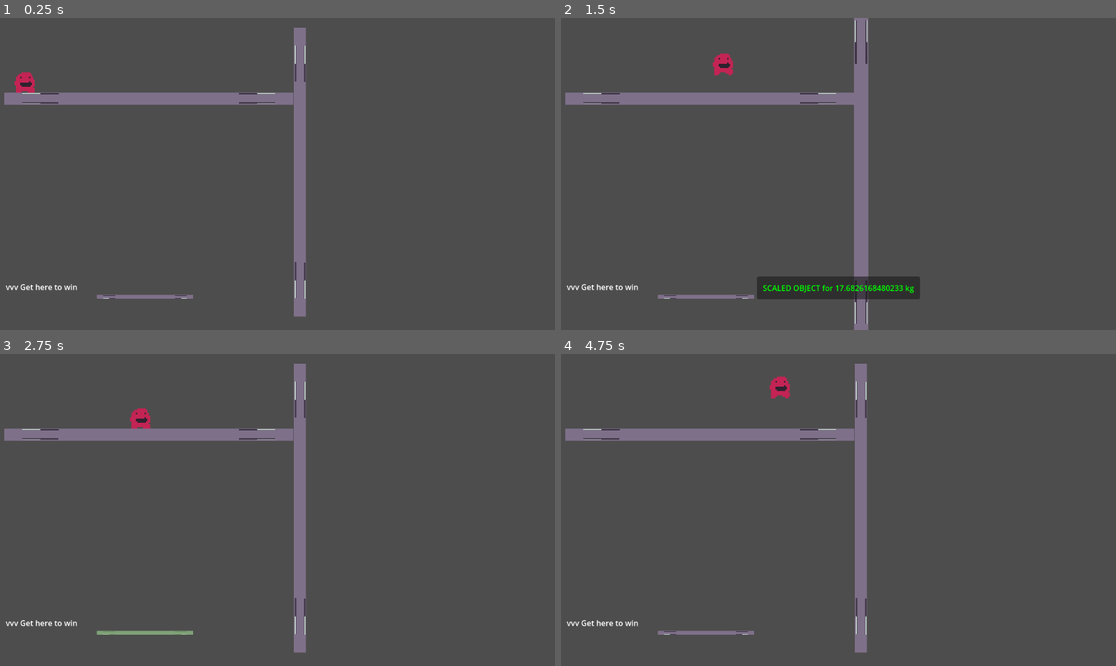
Above: before the commit, frames 1-4 (two rows, left to right).
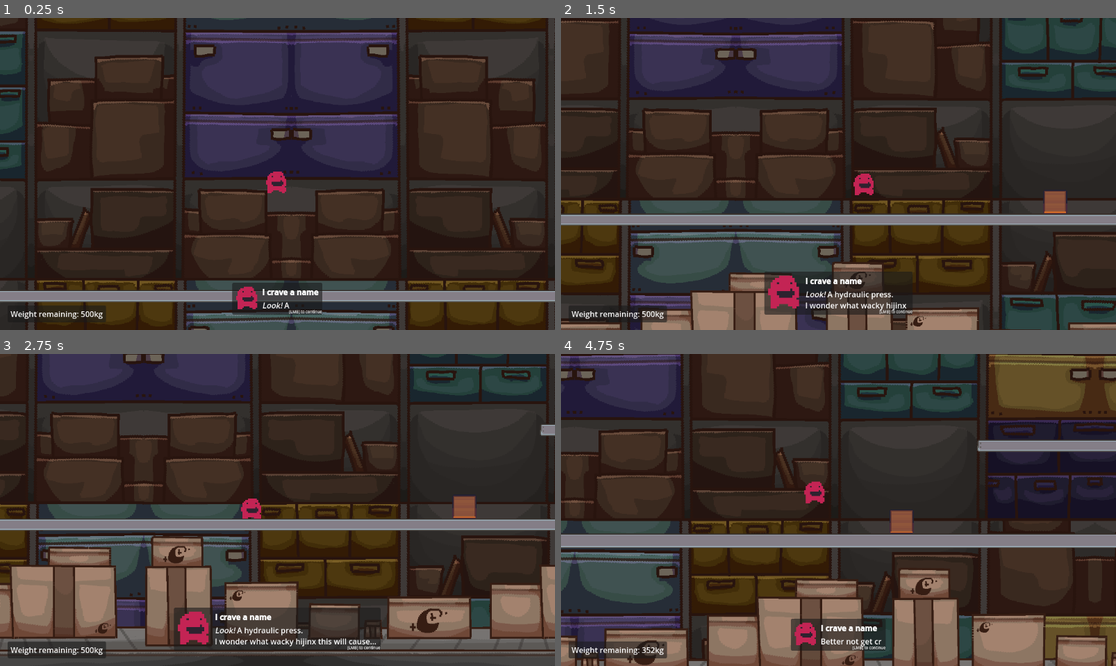
Above: after the commit, the same moments.

Repository: AuroraEchoes/GMTKBuiltToScale
Game: Godot game, scene res://scenes/levels/TestLevel.tscn
The game is run twice, just before and just after one commit, with the same random seed, the same clock (stepped at 60 frames per second) and the same inputs. Before the commit the project starts from res://scenes/LevelTest.tscn.
Inputs (mouse positions are in pixels of both pictures, inside the frame that each line leads up to):
- Up to frame 1 (0.25 s): no input
- Up to frame 2 (1.5 s): move the mouse to (710, 99) at 0.52 s; hold D (move_right) from 0.53 s (still down); tap Q (decrease_scale) at 0.6 s; tap Space (jump) at 0.77 s; tap E (increase_scale) at 0.8, 1.35 s; move the mouse to (860, 170) at 1.27 s
- Up to frame 3 (2.75 s): tap Space (jump) at 1.52 s; tap Q (decrease_scale) at 1.55, 2.1 s; move the mouse to (144, 631) at 2.02 s; release D (move_right) at 2.03 s; hold A (move_left) from 2.03 s (still down); tap E (increase_scale) at 2.3 s
- Up to frame 4 (4.75 s): move the mouse to (810, 572) at 2.77 s; release A (move_left) at 2.78 s; hold D (move_right) 2.78-4.28 s; tap E (increase_scale) at 2.85, 3.8 s; tap Space (jump) at 3.02, 3.77, 4.52 s; tap Q (decrease_scale) at 3.05, 4.55 s; move the mouse to (1005, 556) at 3.52 s; click (1005, 556) at 3.6 s; move the mouse to (672, 463) at 4.27 s; hold A (move_left) from 4.28 s (still down); right-click (672, 463) at 4.35 s

The runs differ from the first frame. In frame 1, 91% of the frame differs, in the area x 0-100%, y 0-100%; in frame 2, 89%; in frame 3, 88%; in frame 4, 92%.

Commit message:
MAJOR commit. Physics, 9patches, art

Diff:
--- /dev/null
+++ b/assets/materials/DarkenShader.tres
@@ -0,0 +1,7 @@
+[gd_resource type="ShaderMaterial" load_steps=2 format=3 uid="uid://dx2mbjfqjjaq8"]
+
+[ext_resource type="Shader" path="res://scripts/shaders/DarkenBackground.gdshader" id="1_vbvvc"]
+
+[resource]
+shader = ExtResource("1_vbvvc")
+shader_parameter/amount = 0.3
--- a/assets/materials/NinePatchShader.tres
+++ b/assets/materials/NinePatchShader.tres
@@ -1,11 +1,15 @@
 [gd_resource type="ShaderMaterial" load_steps=2 format=3 uid="uid://1sx4viwktvaw"]
 
-[ext_resource type="Shader" path="res://scripts/shaders/NinePatchShader.gdshader" id="1_82pfw"]
+[ext_resource type="Shader" path="res://scripts/shaders/NinePatchShader.gdshader" id="1_g3th6"]
 
 [resource]
-shader = ExtResource("1_82pfw")
-shader_parameter/scale = null
-shader_parameter/right = 3
-shader_parameter/top = 3
-shader_parameter/left = 3
-shader_parameter/bottom = 3
+shader = ExtResource("1_g3th6")
+shader_parameter/mesh_size = Vector2(600, 25)
+shader_parameter/right = 5
+shader_parameter/top = 5
+shader_parameter/left = 5
+shader_parameter/bottom = 5
+shader_parameter/color = Color(0.405067, 0.618, 0.335606, 1)
+shader_parameter/enabled = false
+shader_parameter/pulse_speed = 1.0
+shader_parameter/overlay_max_alpha = 0.5
--- a/project.godot
+++ b/project.godot
@@ -11,7 +11,7 @@
 [application]
 
 config/name="GMTKBuiltToScale"
-run/main_scene="res://scenes/LevelTest.tscn"
+run/main_scene="res://scenes/levels/TestLevel.tscn"
 config/features=PackedStringArray("4.3", "GL Compatibility")
 
 [autoload]
@@ -61,3 +61,10 @@
 
 renderer/rendering_method="gl_compatibility"
 renderer/rendering_method.mobile="gl_compatibility"
+
+[shader_globals]
+
+target_res={
+"type": "vec2",
+"value": Vector2(128, 72)
+}
--- a/scenes/DialogueManager.tscn
+++ b/scenes/DialogueManager.tscn
@@ -1,32 +1,7 @@
-[gd_scene load_steps=7 format=3 uid="uid://r7nab2u6fjec"]
+[gd_scene load_steps=3 format=3 uid="uid://r7nab2u6fjec"]
 
 [ext_resource type="Script" path="res://scripts/DialogueManager.gd" id="1_hfhqr"]
 [ext_resource type="Texture2D" uid="uid://xyonc24gk8q0" path="res://assets/textures/high_quality_protagonist.png" id="1_pmln3"]
-[ext_resource type="Script" path="res://assets/resources/DialogueEntry.gd" id="2_3x1g8"]
-
-[sub_resource type="Resource" id="Resource_2kdb5"]
-script = ExtResource("2_3x1g8")
-portrait = 0
-dialogue = "[p][b]WELCOME TO THE JUNGLE[/b][/p][p]I really need some lorem ipsum but frankly...[/p][p]...this is funnier![/p]"
-name = "[u][s]???[/s][/u]"
-start_trigger = 1
-display_time = 2.0
-
-[sub_resource type="Resource" id="Resource_j4nkc"]
-script = ExtResource("2_3x1g8")
-portrait = 0
-dialogue = "I display s l o o o w l y"
-name = "[b]Knock Off Kirby[/b]"
-start_trigger = 1
-display_time = 5.0
-
-[sub_resource type="Resource" id="Resource_n1md1"]
-script = ExtResource("2_3x1g8")
-portrait = 0
-dialogue = "[p][b]butimrealquick[/b][/p][p]real, real quick~![/p]"
-name = "[b]High Quality Protagonist[/b]"
-start_trigger = 0
-display_time = 0.75
 
 [node name="DialogueManager" type="Control"]
 layout_mode = 3
@@ -36,7 +11,6 @@
 grow_horizontal = 2
 grow_vertical = 2
 script = ExtResource("1_hfhqr")
-queued_dialogue = Array[ExtResource("2_3x1g8")]([SubResource("Resource_2kdb5"), SubResource("Resource_j4nkc"), SubResource("Resource_n1md1")])
 
 [node name="MarginContainer" type="MarginContainer" parent="."]
 layout_mode = 1
--- a/scenes/LevelTest.tscn
+++ b/scenes/LevelTest.tscn
@@ -114,6 +114,7 @@
 autowrap_mode = 0
 
 [node name="DialogueManager" parent="TempUI" instance=ExtResource("7_kktbp")]
+visible = false
 
 [node name="Label" type="Label" parent="."]
 offset_left = 12.0
--- /dev/null
+++ b/scenes/levels/TestLevel.tscn
@@ -0,0 +1,198 @@
+[gd_scene load_steps=23 format=3 uid="uid://bmhisg2bjj8ig"]
+
+[ext_resource type="Material" uid="uid://dx2mbjfqjjaq8" path="res://assets/materials/DarkenShader.tres" id="1_rsj38"]
+[ext_resource type="PackedScene" uid="uid://r7nab2u6fjec" path="res://scenes/DialogueManager.tscn" id="1_wfw6v"]
+[ext_resource type="Script" path="res://assets/resources/DialogueEntry.gd" id="2_v74ds"]
+[ext_resource type="Script" path="res://scripts/ParallaxConveyor.gd" id="3_egp4b"]
+[ext_resource type="PackedScene" uid="uid://fh2pbrh1ah0h" path="res://scenes/Robot.tscn" id="3_mgg4q"]
+[ext_resource type="Script" path="res://scripts/temp_WeightRemaining.gd" id="3_yr18w"]
+[ext_resource type="Texture2D" uid="uid://t3u7bvla4sc3" path="res://assets/textures/background/bottomrail.png" id="4_2i4j2"]
+[ext_resource type="Texture2D" uid="uid://7e8hc5jxpjp2" path="res://assets/textures/background/topconveyer.png" id="4_nss5k"]
+[ext_resource type="Texture2D" uid="uid://msmtpaftvnal" path="res://assets/textures/background/allboxes.png" id="4_xmxni"]
+[ext_resource type="Material" uid="uid://1sx4viwktvaw" path="res://assets/materials/NinePatchShader.tres" id="5_60ogm"]
+[ext_resource type="Texture2D" uid="uid://4axlilsb4uwv" path="res://assets/textures/steel.png" id="6_6iu3f"]
+[ext_resource type="Script" path="res://scripts/ScalableObject.gd" id="7_4st1v"]
+[ext_resource type="Texture2D" uid="uid://dn5gh0rsd2of" path="res://assets/textures/wood.png" id="8_lv2ol"]
+[ext_resource type="Texture2D" uid="uid://c2kk7vgq3cx75" path="res://assets/textures/background/background.png" id="9_ch5a4"]
+
+[sub_resource type="Resource" id="Resource_h41tj"]
+script = ExtResource("2_v74ds")
+portrait = 0
+dialogue = "[p][i]Look![/i] A hydraulic press.[/p][p]I wonder what wacky hijinx this will cause...[/p]"
+name = "[b]I crave a name[/b]"
+start_trigger = 0
+display_time = 2.0
+
+[sub_resource type="Resource" id="Resource_iddh4"]
+script = ExtResource("2_v74ds")
+portrait = 0
+dialogue = "Better not get crushed, though!"
+name = "[b]I crave a name[/b]"
+start_trigger = 1
+display_time = 2.0
+
+[sub_resource type="QuadMesh" id="QuadMesh_dlydg"]
+size = Vector2(5000, 25)
+
+[sub_resource type="RectangleShape2D" id="RectangleShape2D_kcer8"]
+size = Vector2(600, 25)
+
+[sub_resource type="QuadMesh" id="QuadMesh_60nlx"]
+size = Vector2(600, 25)
+
+[sub_resource type="RectangleShape2D" id="RectangleShape2D_7u6sf"]
+size = Vector2(600, 25)
+
+[sub_resource type="QuadMesh" id="QuadMesh_hr3ao"]
+size = Vector2(50, 50)
+
+[sub_resource type="RectangleShape2D" id="RectangleShape2D_o0rid"]
+size = Vector2(50, 50)
+
+[node name="TestLevel" type="Node2D"]
+
+[node name="ParallaxBackground" type="ParallaxBackground" parent="."]
+scale = Vector2(0.5, 0.5)
+transform = Transform2D(0.5, 0, 0, 0.5, 0, 0)
+follow_viewport_enabled = true
+
+[node name="Boxes" type="ParallaxLayer" parent="ParallaxBackground"]
+texture_filter = 1
+motion_scale = Vector2(0.1, 0.1)
+motion_offset = Vector2(0, -1000)
+motion_mirroring = Vector2(4320, 0)
+
+[node name="Sprite2D" type="Sprite2D" parent="ParallaxBackground/Boxes"]
+material = ExtResource("1_rsj38")
+texture = ExtResource("9_ch5a4")
+centered = false
+region_enabled = true
+region_rect = Rect2(0, 0, 4320, 2860)
+
+[node name="Conveyor" type="ParallaxLayer" parent="ParallaxBackground"]
+position = Vector2(0, -200)
+motion_scale = Vector2(2, 2)
+motion_mirroring = Vector2(2160, 0)
+
+[node name="Conveyor" type="Sprite2D" parent="ParallaxBackground/Conveyor"]
+material = ExtResource("1_rsj38")
+texture = ExtResource("4_nss5k")
+centered = false
+
+[node name="Rail" type="Sprite2D" parent="ParallaxBackground/Conveyor"]
+z_index = 2
+material = ExtResource("1_rsj38")
+position = Vector2(0, -290)
+texture = ExtResource("4_2i4j2")
+centered = false
+
+[node name="ConveyorBoxes" type="ParallaxLayer" parent="ParallaxBackground"]
+position = Vector2(0, -200)
+motion_scale = Vector2(2, 2)
+motion_offset = Vector2(0, 585)
+motion_mirroring = Vector2(2200, 0)
+script = ExtResource("3_egp4b")
+scroll_speed = 200.0
+
+[node name="Sprite2D" type="Sprite2D" parent="ParallaxBackground/ConveyorBoxes"]
+material = ExtResource("1_rsj38")
+texture = ExtResource("4_xmxni")
+centered = false
+region_enabled = true
+region_rect = Rect2(14.801, 635, 2160, 465)
+
+[node name="CanvasLayer" type="CanvasLayer" parent="."]
+
+[node name="DialogueManager" parent="CanvasLayer" instance=ExtResource("1_wfw6v")]
+visible = false
+queued_dialogue = Array[ExtResource("2_v74ds")]([SubResource("Resource_h41tj"), SubResource("Resource_iddh4")])
+
+[node name="MarginContainer" type="MarginContainer" parent="CanvasLayer"]
+anchors_preset = 15
+anchor_right = 1.0
+anchor_bottom = 1.0
+grow_horizontal = 2
+grow_vertical = 2
+theme_override_constants/margin_left = 16
+theme_override_constants/margin_top = 16
+theme_override_constants/margin_right = 16
+theme_override_constants/margin_bottom = 16
+
+[node name="PanelContainer" type="PanelContainer" parent="CanvasLayer/MarginContainer"]
+layout_mode = 2
+size_flags_horizontal = 0
+size_flags_vertical = 8
+
+[node name="MarginContainer" type="MarginContainer" parent="CanvasLayer/MarginContainer/PanelContainer"]
+layout_mode = 2
+theme_override_constants/margin_left = 6
+theme_override_constants/margin_top = 6
+theme_override_constants/margin_right = 6
+theme_override_constants/margin_bottom = 6
+
+[node name="WeightRemaining" type="Label" parent="CanvasLayer/MarginContainer/PanelContainer/MarginContainer"]
+layout_mode = 2
+text = "Weight Remaining: xkg"
+script = ExtResource("3_yr18w")
+
+[node name="Robot" parent="." instance=ExtResource("3_mgg4q")]
+
+[node name="Camera2D" type="Camera2D" parent="Robot"]
+scale = Vector2(0.333333, 0.333333)
+position_smoothing_enabled = true
+
+[node name="Node2D" type="Node2D" parent="."]
+position = Vector2(371, 96)
+
+[node name="MeshInstance2D" type="MeshInstance2D" parent="Node2D"]
+texture_filter = 1
+material = ExtResource("5_60ogm")
+position = Vector2(309, 167.235)
+mesh = SubResource("QuadMesh_dlydg")
+texture = ExtResource("6_6iu3f")
+script = ExtResource("7_4st1v")
+
+[node name="StaticBody2D" type="RigidBody2D" parent="Node2D/MeshInstance2D"]
+input_pickable = true
+mass = 1000.0
+gravity_scale = 0.0
+freeze = true
+continuous_cd = 2
+
+[node name="CollisionShape2D" type="CollisionShape2D" parent="Node2D/MeshInstance2D/StaticBody2D"]
+shape = SubResource("RectangleShape2D_kcer8")
+
+[node name="MeshInstance2D" type="MeshInstance2D" parent="Node2D/MeshInstance2D"]
+texture_filter = 1
+material = ExtResource("5_60ogm")
+position = Vector2(457, -197.235)
+mesh = SubResource("QuadMesh_60nlx")
+texture = ExtResource("6_6iu3f")
+script = ExtResource("7_4st1v")
+
+[node name="StaticBody2D" type="RigidBody2D" parent="Node2D/MeshInstance2D/MeshInstance2D"]
+input_pickable = true
+mass = 1000.0
+gravity_scale = 0.0
+freeze = true
+continuous_cd = 2
+
+[node name="CollisionShape2D" type="CollisionShape2D" parent="Node2D/MeshInstance2D/MeshInstance2D/StaticBody2D"]
+shape = SubResource("RectangleShape2D_7u6sf")
+
+[node name="MeshInstance2D2" type="MeshInstance2D" parent="Node2D"]
+texture_filter = 1
+material = ExtResource("5_60ogm")
+position = Vector2(309, 124.185)
+mesh = SubResource("QuadMesh_hr3ao")
+texture = ExtResource("8_lv2ol")
+script = ExtResource("7_4st1v")
+
+[node name="StaticBody2D" type="RigidBody2D" parent="Node2D/MeshInstance2D2"]
+position = Vector2(0, 0.19)
+input_pickable = true
+gravity_scale = 0.6
+continuous_cd = 2
+
+[node name="CollisionShape2D" type="CollisionShape2D" parent="Node2D/MeshInstance2D2/StaticBody2D"]
+shape = SubResource("RectangleShape2D_o0rid")
--- a/scripts/Global.gd
+++ b/scripts/Global.gd
@@ -7,7 +7,8 @@
 var level_weight_remaining: float = 500.0
 
 enum MaterialType {
-	Metal
+	Metal,
+	Wood
 }
 
 # Since we calculate a material's quantity by the percentage of the screen
@@ -16,5 +17,7 @@
 	match material:
 		MaterialType.Metal:
 			return 2000.0
+		MaterialType.Wood:
+			return 800.0
 		_:
 			return 0.0
--- /dev/null
+++ b/scripts/ParallaxConveyor.gd
@@ -0,0 +1,6 @@
+extends ParallaxLayer
+
+@export var scroll_speed: float = 10.0
+
+func _process(delta: float) -> void:
+	self.motion_offset.x -= scroll_speed * delta
--- a/scripts/ScalableObject.gd
+++ b/scripts/ScalableObject.gd
@@ -1,31 +1,44 @@
 extends MeshInstance2D
 
-const SCALE_DELTA: Vector2 = Vector2(Global.SCALE_AMOUNT, Global.SCALE_AMOUNT)
-const MAX_SCALE: Vector2 = Vector2(Global.MAX_SCALE, Global.MAX_SCALE)
-const MIN_SCALE: Vector2 = Vector2(Global.MIN_SCALE, Global.MIN_SCALE)
-
-@onready var collision: StaticBody2D = $StaticBody2D
+@onready var collision: PhysicsBody2D = $StaticBody2D
+@onready var collider: CollisionShape2D = $StaticBody2D/CollisionShape2D
 
 @export var material_type: Global.MaterialType
 
 var selected: bool = false
+var tracked_scale: float = 1.0
+var base_size: Vector2
 
 func _ready() -> void:
+	set_notify_transform(true)
 	collision.mouse_entered.connect(_select)
 	collision.mouse_exited.connect(_deselect)
 	_set_shader_enabled(false)
 	# TODO: REMOVE THIS ITS A BAD HACK
 	material = material.duplicate()
+	# Set collision shape to fit mesh shape
+	var quad_mesh: QuadMesh = mesh
+	var size: Vector2 = quad_mesh.size
+	base_size = size
+	var collision_shape: RectangleShape2D = collider.shape
+	collision_shape.size = size
+	collider.global_position = global_position
+	var shader_material: ShaderMaterial = material
+	shader_material.set_shader_parameter("mesh_size", size * tracked_scale)
 
 func _process(_delta: float) -> void:
 	if Input.is_action_just_pressed("increase_scale") and selected:
-		_change_scale(SCALE_DELTA)
+		_change_scale(Global.SCALE_AMOUNT)
 	elif Input.is_action_just_pressed("decrease_scale") and selected:
-		_change_scale(-SCALE_DELTA)
+		_change_scale(-Global.SCALE_AMOUNT)
 
-func _change_scale(amount: Vector2):
+func _physics_process(delta: float) -> void:
+	position += collision.position
+	collider.position = Vector2.ZERO
+
+func _change_scale(amount: float):
 	# Make sure we're not scaling outside of our range
-	var clamped_scale: Vector2 = clamp(scale + amount, MIN_SCALE, MAX_SCALE)
+	var clamped_scale: float = clamp(tracked_scale + amount, Global.MIN_SCALE, Global.MAX_SCALE)
 	# Check we have enough weight to scale
 	var current_weight: float = _calculate_weight()
 	var new_weight: float = _calculate_weight(clamped_scale)
@@ -34,15 +47,17 @@
 	# Otherwise, we take the weight away
 	# If clamped_scale is closer to 1 than self.scale is, we know we're going
 	# to regain that weight
-	var curr_dist_from_base_scl: float = abs((self.scale - Vector2(1, 1)).length())
-	var new_dist_from_base_scl: float = abs((clamped_scale - Vector2(1, 1)).length())
+	var curr_dist_from_base_scl: float = abs(tracked_scale - 1)
+	var new_dist_from_base_scl: float = abs(clamped_scale - 1)
 	# For constency, we always want delta to be close to base - further from base
 	# Note the abs() here —  growing and shrinking BOTH cost the weight budget
+	print(curr_dist_from_base_scl, " ", new_dist_from_base_scl)
 	var delta_weight: float
 	if new_dist_from_base_scl < curr_dist_from_base_scl:
 		delta_weight = abs(current_weight - new_weight)
 	else:
 		delta_weight = abs(new_weight - current_weight)
+	print(delta_weight)
 	# We're returning to the base scale, and thus we're gaining weight
 	if new_dist_from_base_scl < curr_dist_from_base_scl:
 		Global.level_weight_remaining += delta_weight
@@ -52,21 +67,28 @@
 	# We can't scale, and early return so as not to scale
 	else:
 		StaticEventManager.failed_element_scale.emit()
+		print("failed")
 		return
 
 	# We know we're scaling, so let's do it!
 	# TODO: Check for clipping
-	create_tween().tween_property(self, "scale", clamped_scale, 0.1)
+	tracked_scale = clamped_scale
+	print(tracked_scale)
+	tween_scale(self, "mesh:size", base_size * tracked_scale)
+	tween_scale(collider, "shape:size", base_size * tracked_scale)
 	StaticEventManager.element_scaled.emit(material_type, delta_weight, new_weight)
+
+func tween_scale(node: Node, property: String, value: Vector2):
+	create_tween().tween_property(node, property, value, 0.1)
 
 # Weight is defined as area (percentage of the screen)
 # multipled by the material weight coefficient
 # Scale factor parameter —  if you want to calculate a
 # prospective scale by that amount. Default argument
 # will ignore it
-func _calculate_weight(scale_factor: Vector2 = self.scale) -> float:
+func _calculate_weight(scale_factor: float = tracked_scale) -> float:
 	# Find area
-	var mesh_size: Vector2 = mesh.size * scale_factor
+	var mesh_size: Vector2 = base_size * scale_factor
 	var window_size = get_window().size
 	var area: float = (mesh_size.x * mesh_size.y) / (window_size.x * window_size.y)
 	# Find material weight coefficient
@@ -85,8 +107,18 @@
 	StaticEventManager.scalable_element_deselected.emit()
 	_set_shader_enabled(false)
 
+func _set_shader_size():
+	var quad_mesh: QuadMesh = mesh
+	var size: Vector2 = quad_mesh.size
+	var shader_material: ShaderMaterial = material
+	shader_material.set_shader_parameter("mesh_size", size * tracked_scale)
+
 # Set the value of the enabled parameter in the shader
 # This should toggle it highlighting
 func _set_shader_enabled(enabled: bool):
 	var shader_material: ShaderMaterial = material
 	shader_material.set_shader_parameter("enabled", enabled)
+
+func _notification(what):
+	if what == NOTIFICATION_TRANSFORM_CHANGED:
+		_set_shader_size()
--- /dev/null
+++ b/scripts/shaders/DarkenBackground.gdshader
@@ -0,0 +1,9 @@
+shader_type canvas_item;
+
+uniform float amount;
+
+void fragment() {
+	vec4 tex = texture(TEXTURE, UV);
+
+	COLOR = mix(tex, vec4(0.0, 0.0, 0.0, 1.0 * tex.a), amount);
+}
--- a/scripts/shaders/NinePatchShader.gdshader
+++ b/scripts/shaders/NinePatchShader.gdshader
@@ -1,21 +1,44 @@
 shader_type canvas_item;
 
-uniform int margin_left;
-uniform int margin_top;
-uniform int margin_right;
-uniform int margin_bottom;
-uniform float scale;
+uniform vec2 mesh_size;
+global uniform vec2 target_res;
+
+uniform int right;
+uniform int top;
+uniform int left;
+uniform int bottom;
+
+uniform vec4 color: source_color;
+uniform bool enabled;
+uniform float pulse_speed;
+uniform float overlay_max_alpha;
+
+float map(float value, float originalMin, float originalMax, float newMin, float newMax) {
+    return (value - originalMin) / (originalMax - originalMin) * (newMax - newMin) + newMin;
+}
+
+float process_axis(float coord, float pixel, float texture_pixel, float start, float end) {
+	if (coord > 1.0 - end * pixel) {
+		return map(coord, 1.0 - end * pixel, 1.0, 1.0 - texture_pixel * end, 1.0);
+	} else if (coord > start * pixel) {
+		return map(coord, start * pixel, 1.0 - end * pixel, start * texture_pixel, 1.0 - end * texture_pixel);
+	} else {
+		return map(coord, 0.0, start * pixel, 0.0, start * texture_pixel);
+	}
+}
 
 void fragment() {
-	vec2 sample_location = TEXTURE_PIXEL_SIZE / scale;
-	COLOR = texture(TEXTURE, UV * sample_location);
-	// Left side
-	if (TEXTURE_PIXEL_SIZE.x * float(margin_left) >= UV.x)
-		COLOR *= vec4(1.0, 0.5, 0.25, 1.0);
-	if (TEXTURE_PIXEL_SIZE.y * float(margin_bottom) >= UV.y)
-		COLOR *= vec4(0.25, 0.5, 1.0, 1.0);
-	if (1.0 - (TEXTURE_PIXEL_SIZE.x * float(margin_right)) <= UV.x)
-		COLOR *= vec4(0.5, 1.0, 0.25, 1.0);
-	if (1.0 - (TEXTURE_PIXEL_SIZE.x * float(margin_right)) <= UV.x)
-		COLOR *= vec4(0.5, 1.0, 0.25, 1.0);
+	vec2 target_mesh_size = mesh_size / 32.0;
+	vec2 pixel_size = TEXTURE_PIXEL_SIZE / target_mesh_size;
+
+	vec2 mappedUV = vec2(
+		process_axis(UV.x, pixel_size.x, TEXTURE_PIXEL_SIZE.x, float(left), float(right)),
+		process_axis(UV.y, pixel_size.y, TEXTURE_PIXEL_SIZE.y, float(top), float(bottom))
+	);
+
+	float percent_overlay = 0.0;
+	if (enabled)
+		percent_overlay = 0.5 * overlay_max_alpha * sin((1.0 / pulse_speed) * PI * TIME) + (overlay_max_alpha / 2.0);
+
+	COLOR = mix(texture(TEXTURE, mappedUV), color, percent_overlay);
 }
--- /dev/null
+++ b/scripts/temp_WeightRemaining.gd
@@ -0,0 +1,13 @@
+extends Label
+
+
+# Called when the node enters the scene tree for the first time.
+func _ready() -> void:
+	StaticEventManager.element_scaled.connect(_on_element_scaled)
+	_set_weight_remaining()
+
+func _on_element_scaled(_mat_type: Global.MaterialType, _delta: float, _new: float):
+	_set_weight_remaining()
+
+func _set_weight_remaining():
+	text = "Weight remaining: " + str(int(Global.level_weight_remaining)) + "kg"
Binary file added: assets/textures/background/allboxes.png
Not shown, added: assets/textures/background/allboxes.png.import
Binary file added: assets/textures/background/background.png
Not shown, added: assets/textures/background/background.png.import
Binary file added: assets/textures/background/bottomconveyer.png
Not shown, added: assets/textures/background/bottomconveyer.png.import
Binary file added: assets/textures/background/bottomrail.png
Not shown, added: assets/textures/background/bottomrail.png.import
Binary file added: assets/textures/background/topconveyer.png
Not shown, added: assets/textures/background/topconveyer.png.import
Binary file added: assets/textures/steel.png
Not shown, added: assets/textures/steel.png.import
(and 5 more such lines)
